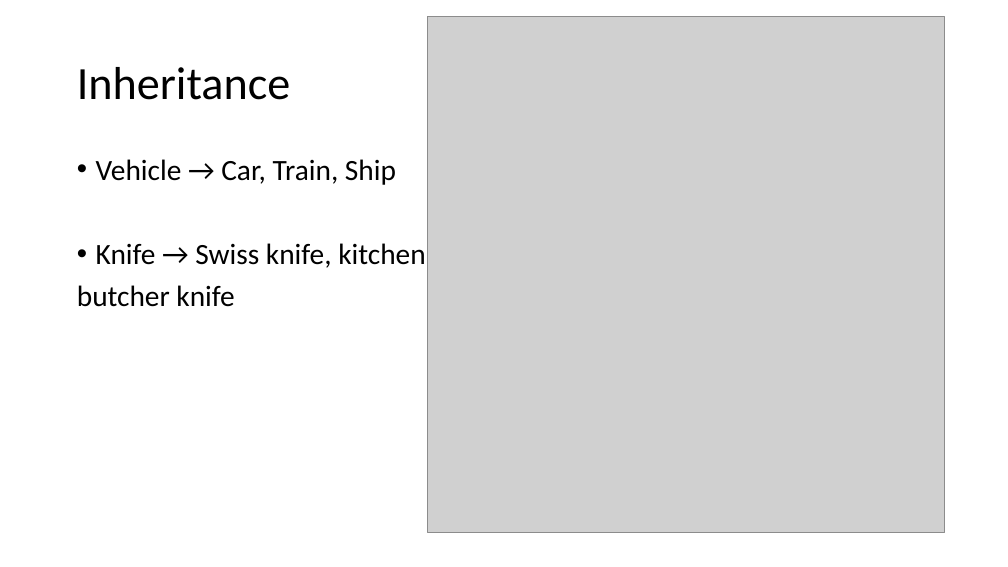
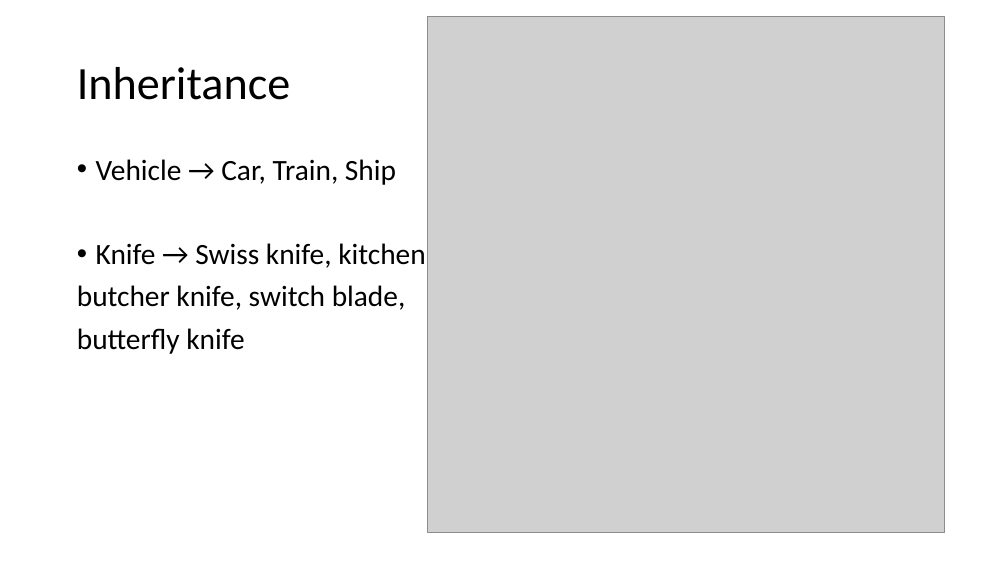
Before and after one commit to mcjavabootcamp/CourseWiki, a slide deck: slide 11 of TeachingMaterials/Object Oriented Programming.pptx (slide 8 before the commit). Drawn at 1008x567 pixels with LibreOffice and Linux fonts; fonts in the diff are those of the drawing; grey boxes stand for pictures. Boxes give left, top, right and bottom in pixels: in the first picture for what was removed or moved away, otherwise in the second. Text is boxed around its words. In the diff, an @@ line names an element or a change of style, - is before the commit and + after.

```diff
--- a/TeachingMaterials/Object Oriented Programming.pptx
+++ b/TeachingMaterials/Object Oriented Programming.pptx
@@ text at box(77, 285, 406, 354): text changed @@
-butcher knife
+butcher knife, switch blade,
+butterfly knife
```
Also in this commit, not shown: 2 other slides changed, 5 slides added, 8 other files.
